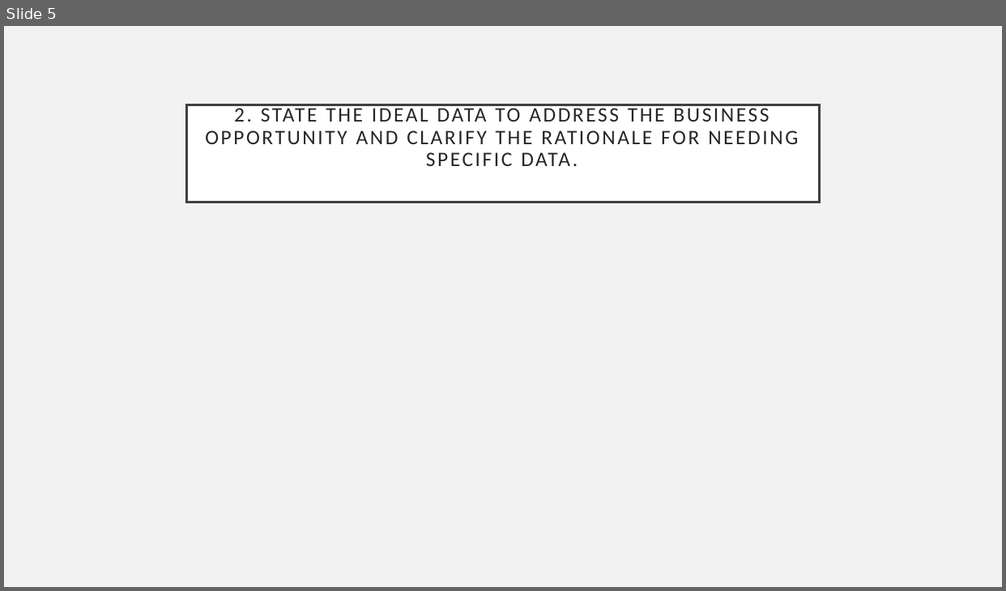
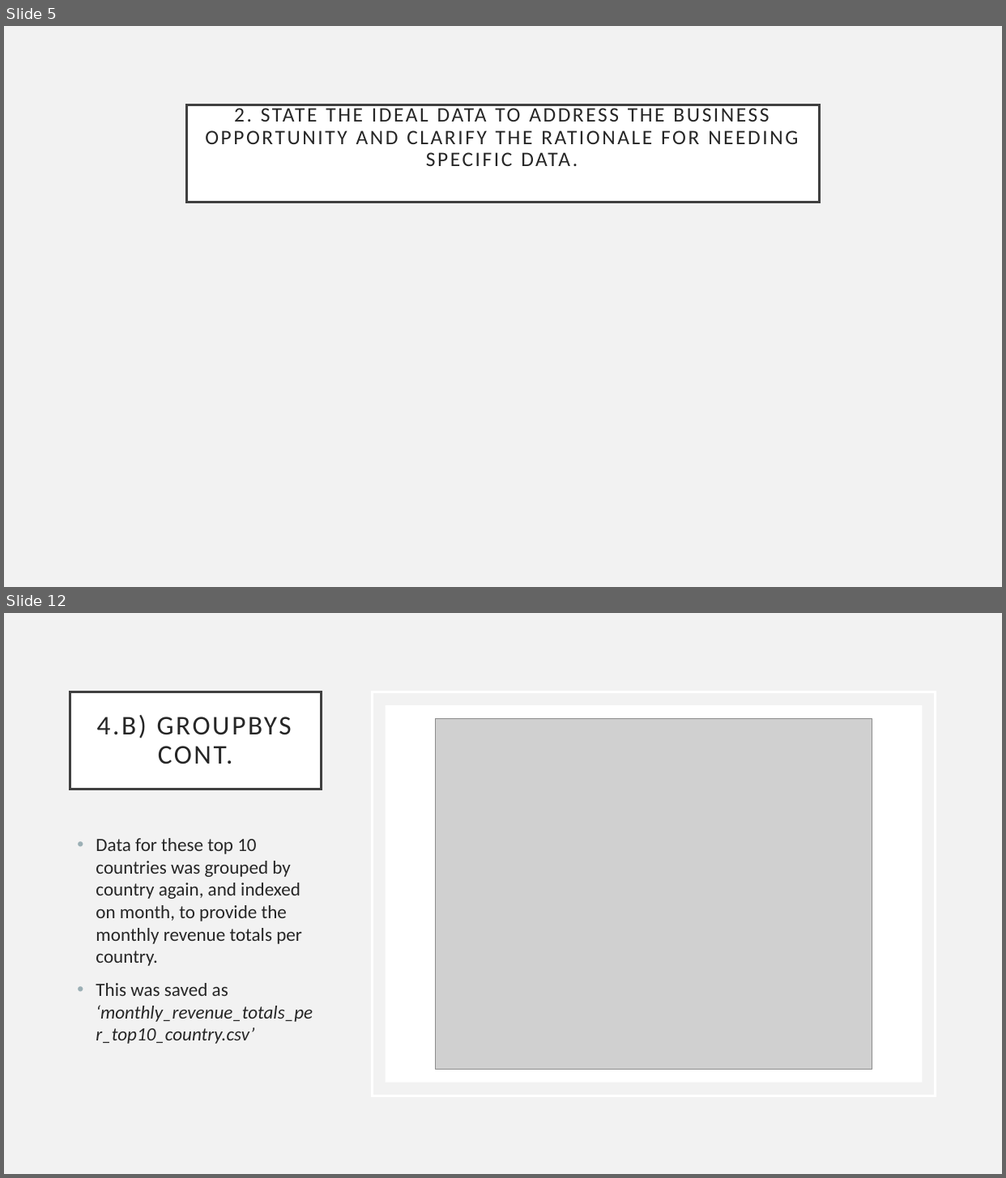
Before and after one commit to richardcure/capstone, a slide deck: Part 1 Data Investigation/AAVAiL Revenue Prediction - Data Investigation Summary.pptx. Shown one above the other, each under a label of ours: slide 5 before the commit, slides 5 and 12 after it; the slides between them are not shown. The pictures are 1006x591 and 1006x1178 pixels, drawn with LibreOffice and Linux fonts; fonts in the diff are those of the drawing; grey boxes stand for pictures. Boxes give left, top, right and bottom in pixels: in the first picture for what was removed or moved away, otherwise in the second. Text is boxed around its words. In the diff, an @@ line names an element or a change of style, - is before the commit and + after.

```diff
--- a/Part 1 Data Investigation/AAVAiL Revenue Prediction - Data Investigation Summary.pptx
+++ b/Part 1 Data Investigation/AAVAiL Revenue Prediction - Data Investigation Summary.pptx
@@ slide 12 added at (4,613,1002,1174), background #F2F2F2 @@
@@ title added at (70,692,321,789), fill #FFFFFF, outline #404040 2.5 pt, 26 pt, text #262626 @@
+4.B) GROUPBYS CONT.
@@ rectangle added at (372,692,936,1096), outline #FFFFFF 2.5 pt @@
@@ rectangle added at (385,705,922,1082), fill #FFFFFF @@
@@ picture added at (435,718,872,1069) @@
@@ text added at (96,838,313,1044), 18 pt, text #262626 @@
+• Data for these top 10 countries was grouped by country again, and indexed on month, to provide the monthly revenue totals per country.
+• This was saved as ‘monthly_revenue_totals_per_top10_country.csv’
```
Also in this commit, not shown: 2 slides changed, 7 other slides added, 1 slide removed, 12 other files.
